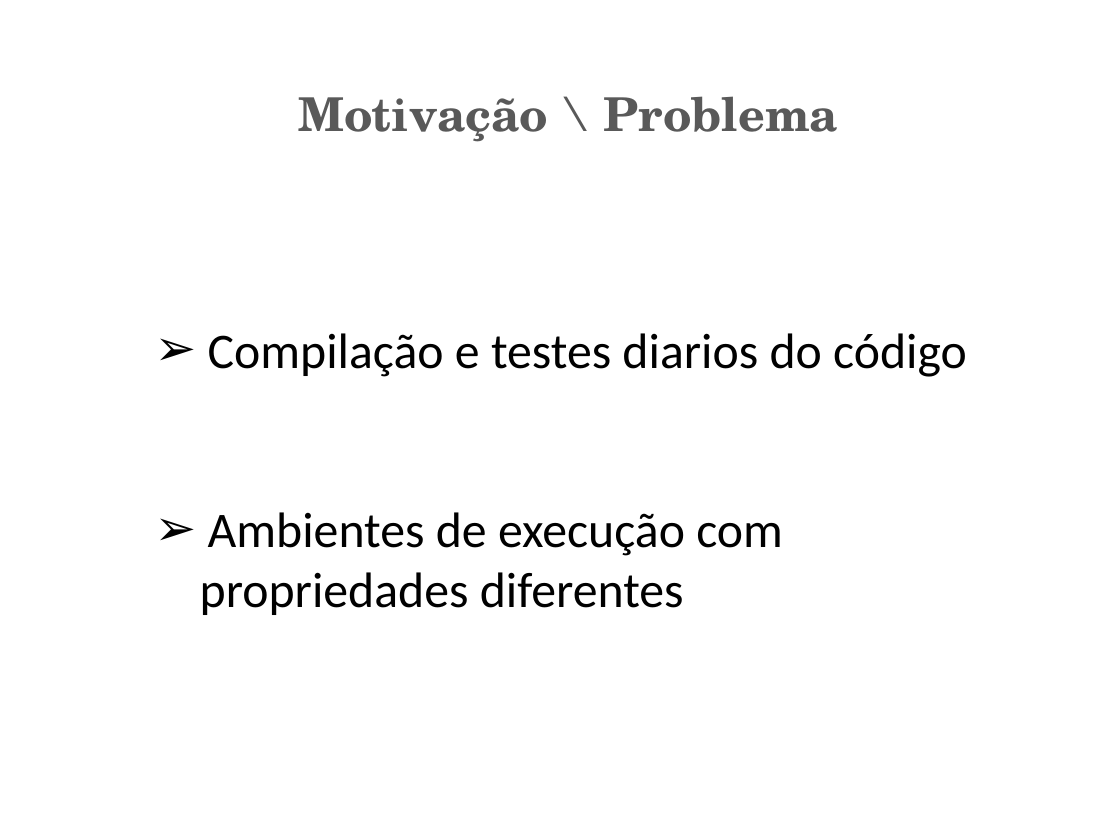
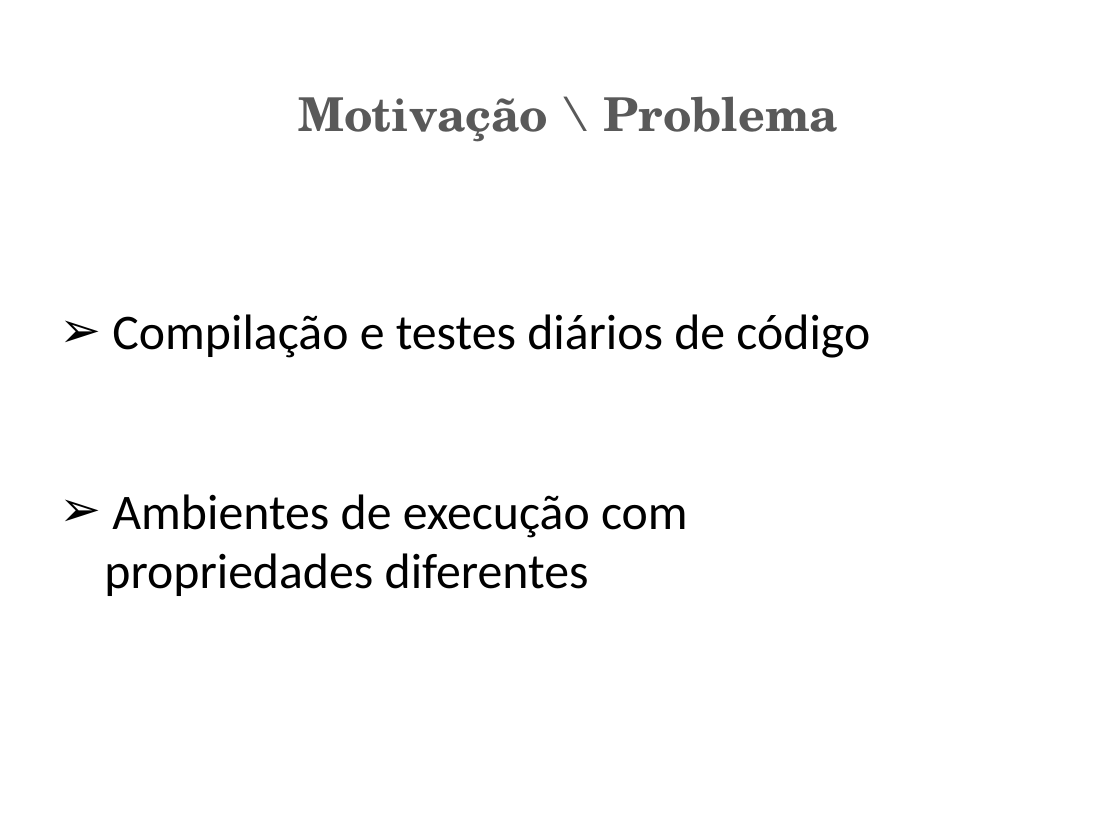
Before and after one commit to marcinschi-iuri/ciaasDocs, a slide deck: slide 4 of PCIS.pptx. Drawn at 1120x840 pixels with LibreOffice and Linux fonts; fonts in the diff are those of the drawing. Boxes give left, top, right and bottom in pixels: in the first picture for what was removed or moved away, otherwise in the second. Text is boxed around its words. In the diff, an @@ line names an element or a change of style, - is before the commit and + after.

```diff
--- a/PCIS.pptx
+++ b/PCIS.pptx
@@ text "Compilação e testes diários de ...": place and size @@
-text "Compilação e testes diários de ..." at bbox=[200, 333, 967, 615]
+text "Compilação e testes diários de ..." at bbox=[104, 314, 870, 596]
@@ text at bbox=[112, 314, 870, 358]: text changed @@
-➢ Compilação e testes diarios do código
+➢ Compilação e testes diários de código
```
Also in this commit, not shown: 4 other slides changed, 8 slides added, 1 slide removed.
